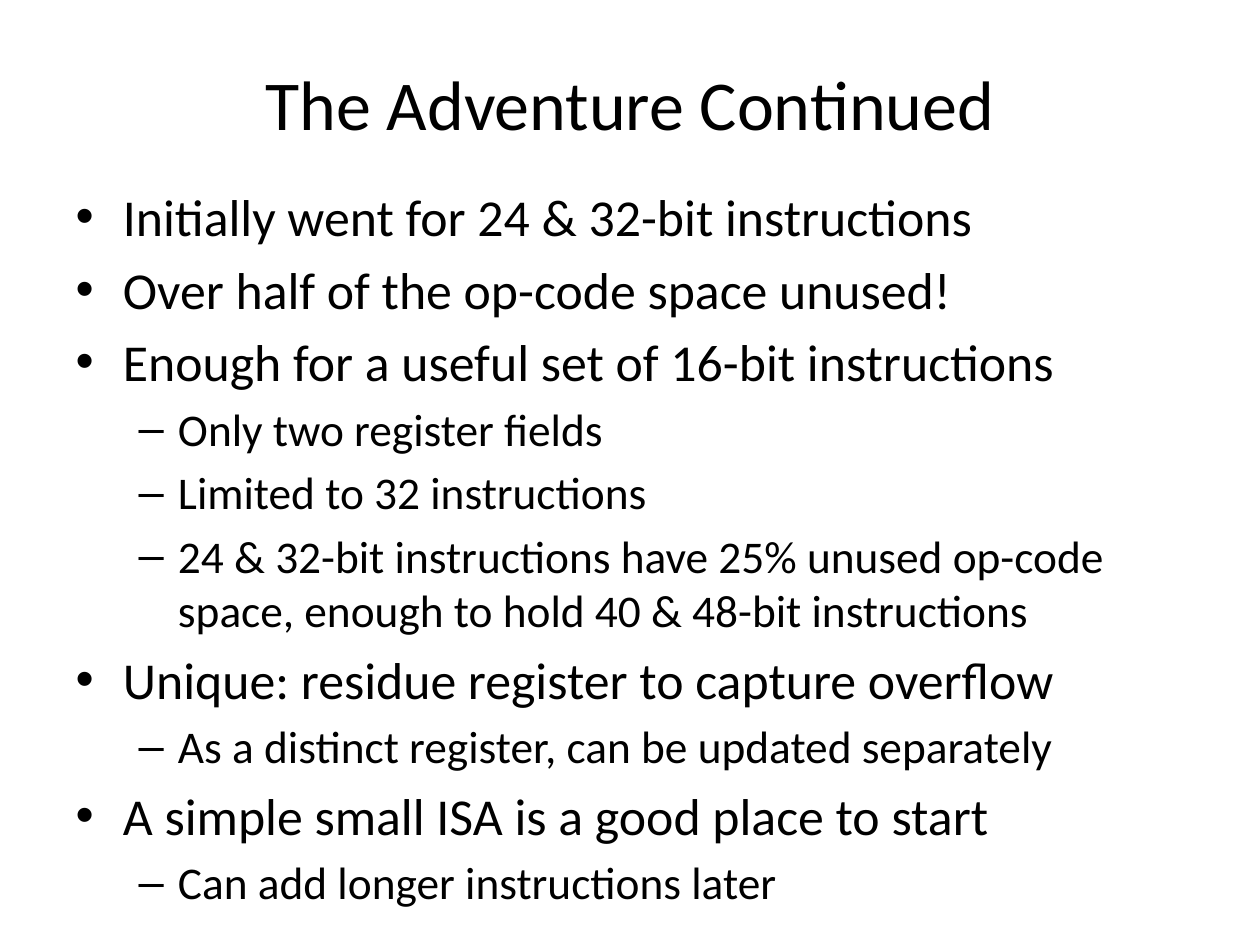
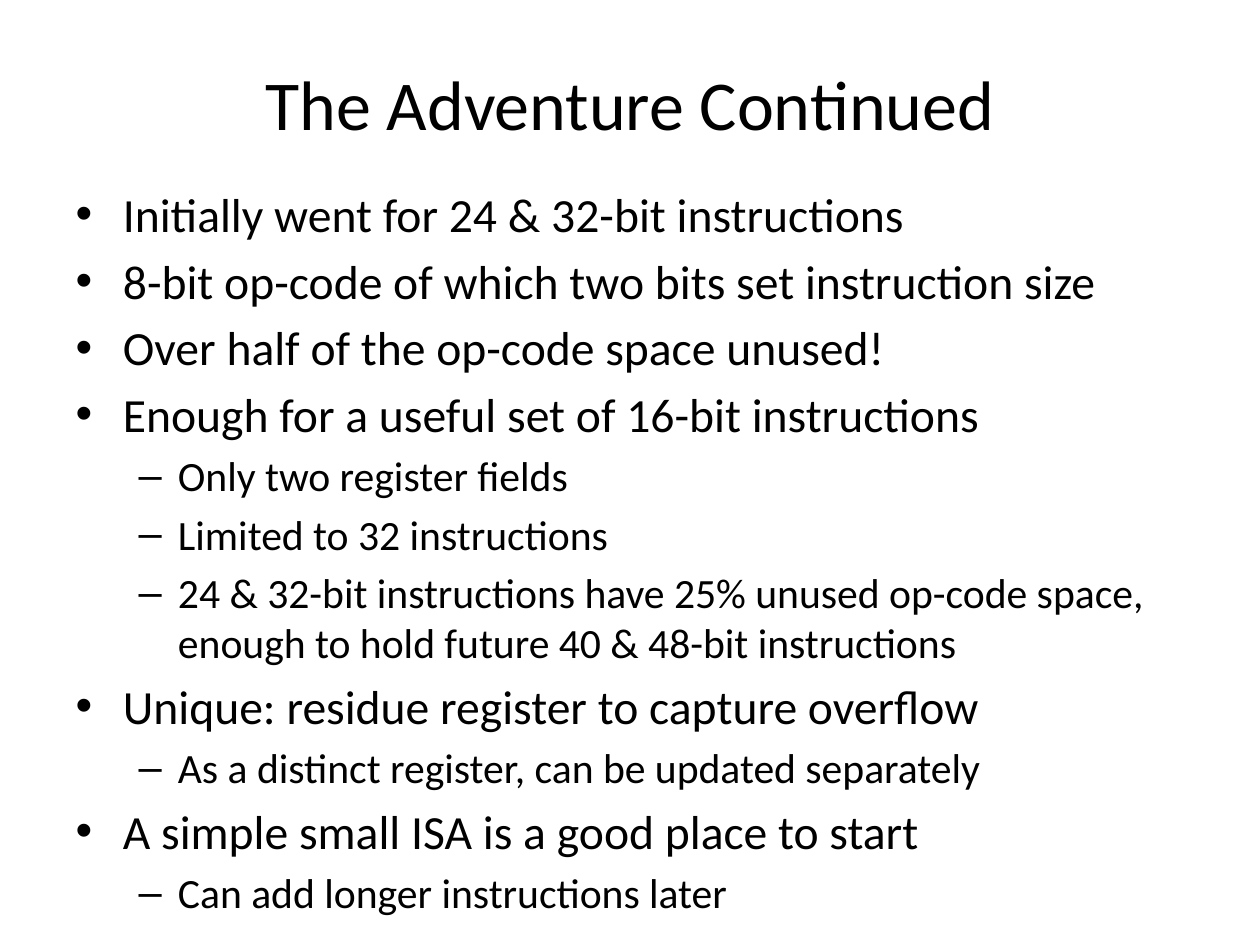
Before and after one commit to jimbrake/TROC16_16, a slide deck: slide 6 of DIY_soft-core_uP.pptx (slide 5 before the commit). Drawn at 1260x945 pixels with LibreOffice and Linux fonts; fonts in the diff are those of the drawing. Boxes give left, top, right and bottom in pixels: in the first picture for what was removed or moved away, otherwise in the second. Text is boxed around its words. In the diff, an @@ line names an element or a change of style, - is before the commit and + after.

```diff
--- a/DIY_soft-core_uP.pptx
+++ b/DIY_soft-core_uP.pptx
@@ text at (123,199,980,858): size 29.6 to 27.2 pt in "Initially went for 24 & 32-bit instructions", "Over half of the op-code space unused!", "Enough for a useful set of 16-bit ...", "Unique: residue register to capture overflow" and 1 more places; size 25.9 to 23.8 pt in "Only two register fields", "Limited to 32 instructions", "As a distinct register, can be updated ...", "Can add longer instructions later" @@
@@ text at (123,266,1095,307): paragraph added @@
+• 8-bit op-code of which two bits set instruction size
@@ text at (178,579,1144,665): text changed; size 25.9 to 23.8 pt @@
-  – 24 & 32-bit instructions have 25% unused op-code space, enough to hold 40 & 48-bit instructions
+  – 24 & 32-bit instructions have 25% unused op-code space, enough to hold future 40 & 48-bit instructions
```
Also in this commit, not shown: 14 other slides changed, 2 slides added, 1 other file.
